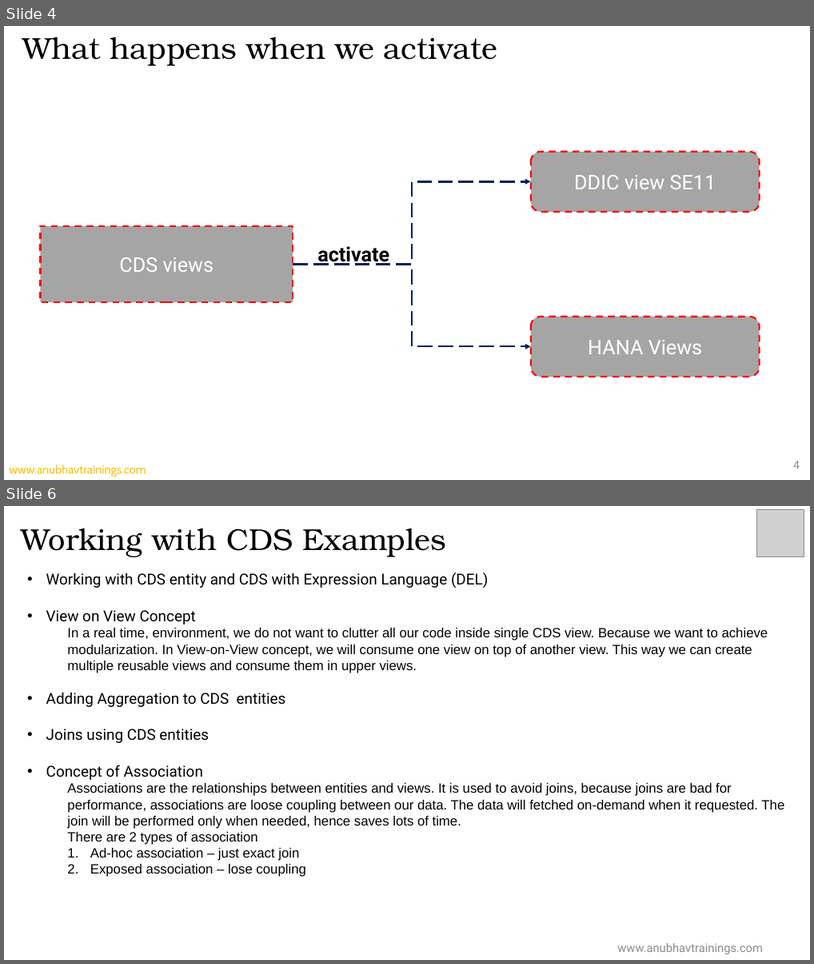
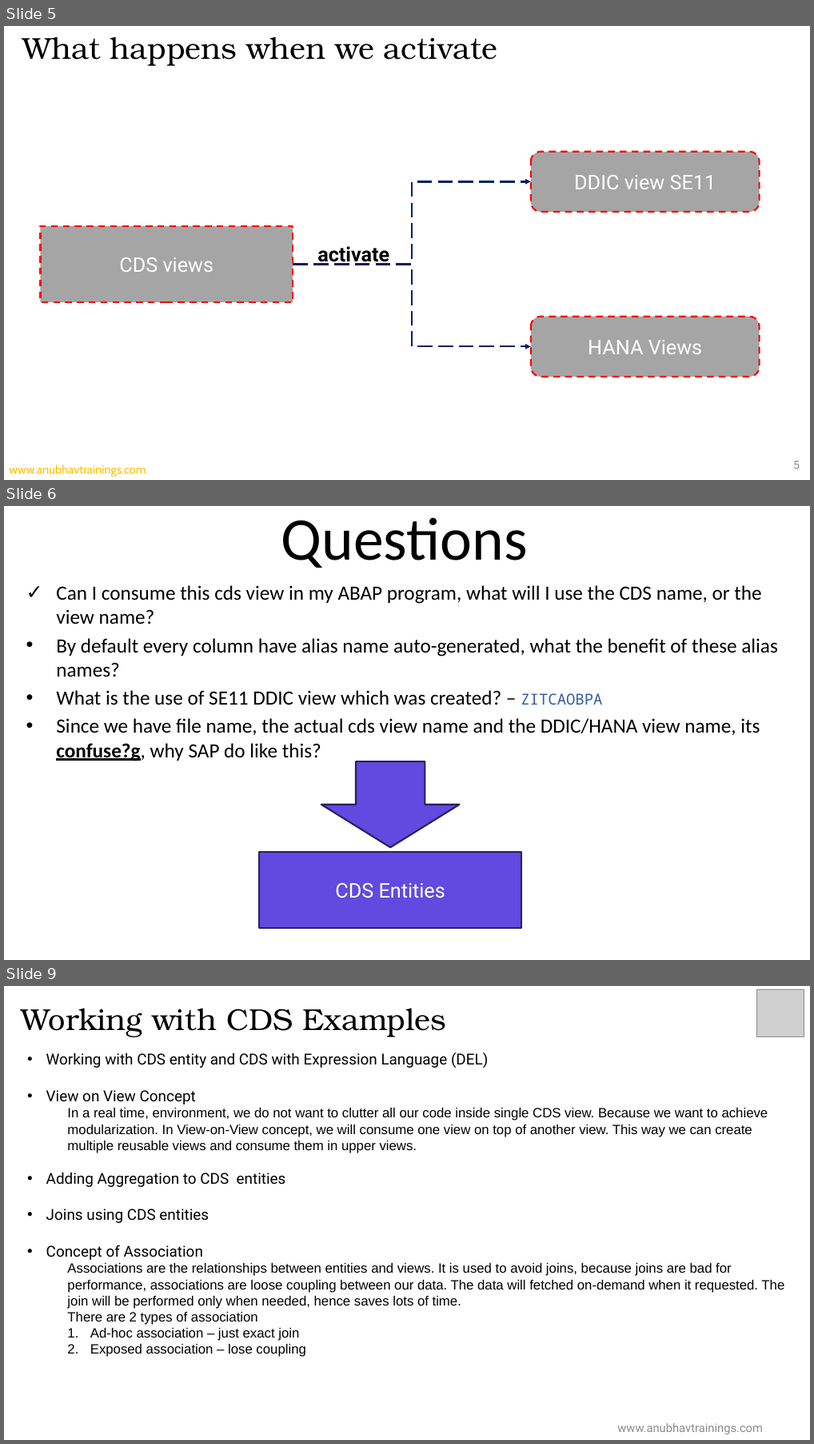
Before and after one commit to soyuztechnologies/ITC_Training, a slide deck: Day 2/Day 2.pptx. Shown one above the other, each under a label of ours: slides 4 and 6 before the commit, slides 5, 6 and 9 after it; the slides between them are not shown. The pictures are 814x964 and 814x1444 pixels, drawn with LibreOffice and Linux fonts; fonts in the diff are those of the drawing; grey boxes stand for pictures; background and template pictures are left out. Boxes give left, top, right and bottom in pixels: in the first picture for what was removed or moved away, otherwise in the second. Text is boxed around its words. In the diff, an @@ line names an element or a change of style, - is before the commit and + after.

Commit message:
Auto bot updater CDS BTP Course

```diff
--- a/Day 2/Day 2.pptx
+++ b/Day 2/Day 2.pptx
@@ slide 6 added at (x1=4, y1=506, x2=810, y2=960), background #FFFFFF @@
@@ title added at (x1=282, y1=517, x2=528, y2=568), 72 pt, text #000000 @@
+Questions
@@ subtitle added at (x1=56, y1=585, x2=778, y2=761), 24 pt, text #000000 @@
+✓ Can I consume this cds view in my ABAP program, what will I use the CDS name, or the view name?
+• By default every column have alias name auto-generated, what the benefit of these alias names?
+• What is the use of SE11 DDIC view which was created? – ZITCAOBPA
+• Since we have file name, the actual cds view name and the DDIC/HANA view name, its confuse?g, why SAP do like this?
@@ down arrow added at (x1=322, y1=761, x2=459, y2=847), fill #6249DF, outline #2B2062 2 pt @@
@@ rectangle added at (x1=259, y1=852, x2=522, y2=928), fill #6249DF, outline #2B2062 2 pt, 24 pt, text #FFFFFF @@
+CDS Entities
@@ what was slide 4 is now slide 5 @@
@@ page number at (x1=794, y1=460, x2=800, y2=468): text changed @@
-4
+5
@@ what was slide 6 is now slide 9 @@
```
Also in this commit, not shown: 2 other slides added, 6 other files.
